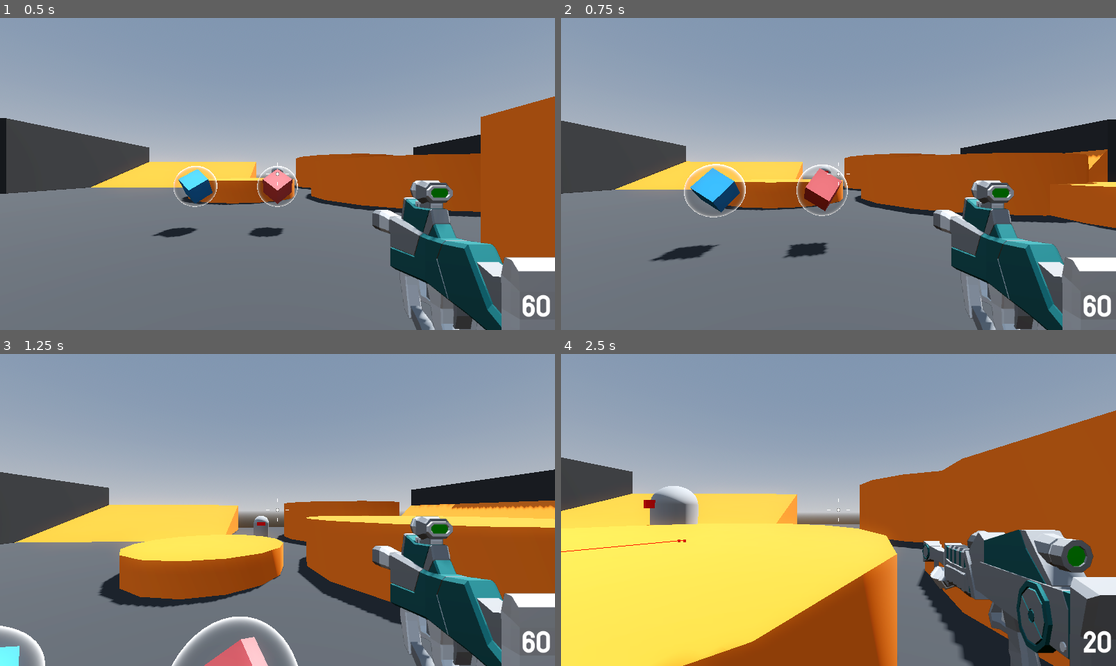
Above: before the commit, frames 1-4 (two rows, left to right).
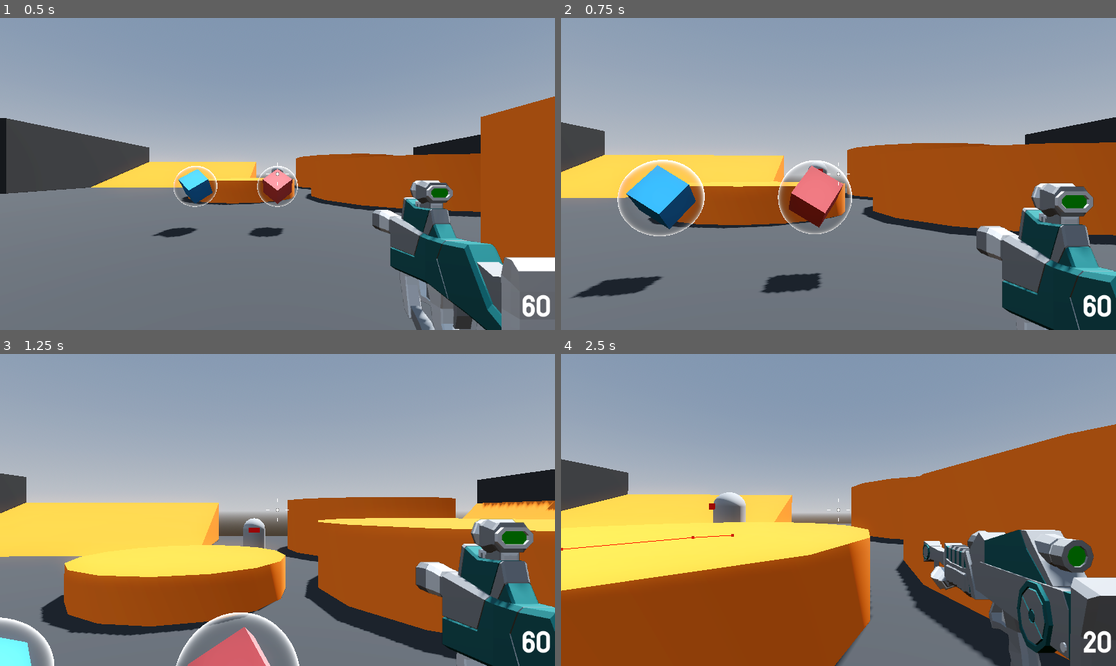
Above: after the commit, the same moments.

Repository: BlurryGames/RoboRampage
Game: Godot game, scene res://levels/sand_box.tscn
The game is run twice, just before and just after one commit, with the same random seed, the same clock (stepped at 60 frames per second) and the same inputs.
Inputs (mouse positions are in pixels of both pictures, inside the frame that each line leads up to):
- Up to frame 1 (0.5 s): no input
- Up to frame 2 (0.75 s): move the mouse to (866, 174) at 0.52 s; hold W (move_forward) from 0.53 s (still down); hold Right mouse button (aim, bound only after the commit) from 0.53 s (still down)
- Up to frame 3 (1.25 s): keep holding W (move_forward); keep holding Right mouse button (aim, bound only after the commit); tap Space (jump) at 0.77 s
- Up to frame 4 (2.5 s): keep holding W (move_forward); move the mouse to (810, 510) at 1.27 s; release Right mouse button (aim, bound only after the commit) at 1.28 s; click (810, 510) at 1.35 s; tap Space (jump) at 1.52 s; right-click (810, 510) at 1.55 s; move the mouse to (849, 503) at 2.02 s; hold Mouse wheel down (last_weapon) from 2.03 s (still down); right-click (849, 503) at 2.3 s

Frame 1 is identical in both runs. In frame 2, 24% of the frame differs, in the area x 0-100%, y 31-100%; in frame 3, 30%, in the area x 0-100%, y 36-100%; in frame 4, 21%.

Commit message:
Section4: Robo Rampage / Lesson28: Aiming and Zooming

Diff:
--- a/player/player.gd
+++ b/player/player.gd
@@ -6,6 +6,7 @@
 
 @export var jump_height: float = 1.0
 @export var fall_multiplier: float = 2.5
+@export var aim_multiplier: float = 0.7
 
 var gravity: float = ProjectSettings.get_setting("physics/3d/default_gravity")
 
@@ -25,11 +26,31 @@
 @onready var camera_pivot: Node3D = $CameraPivot
 @onready var damage_animation_player: AnimationPlayer = $DamageTexture/DamageAnimationPlayer
 
+@onready var weapon_camera: Camera3D = %WeaponCamera
+@onready var smooth_camera: SmoothCamera = %SmoothCamera
+
 @onready var game_over_menu: GameOverMenu = $GameOverMenu
 @onready var ammo_handler: AmmoHandler = %AmmoHandler
 
+@onready var smooth_camera_fov: float = smooth_camera.fov
+@onready var weapon_camera_fov: float = weapon_camera.fov
+
 func _ready() -> void:
 	Input.mouse_mode = Input.MOUSE_MODE_CAPTURED
+
+func _process(delta: float) -> void:
+	if Input.is_action_pressed("aim"):
+		smooth_camera.fov = lerpf(
+				smooth_camera.fov,
+				smooth_camera_fov * aim_multiplier,
+				20.0 * delta)
+		weapon_camera.fov = lerpf(
+				weapon_camera.fov,
+				weapon_camera_fov * aim_multiplier,
+				20.0 * delta)
+	else:
+		smooth_camera.fov = lerpf(smooth_camera.fov, smooth_camera_fov, 30.0 * delta)
+		weapon_camera.fov = lerpf(weapon_camera.fov, weapon_camera_fov, 30.0 * delta)
 
 func _physics_process(delta: float) -> void:
 	handle_camera_rotation()
@@ -47,6 +68,9 @@
 	if direction:
 		velocity.x = direction.x * SPEED
 		velocity.z = direction.z * SPEED
+		if Input.is_action_pressed("aim"):
+			velocity.x *= aim_multiplier
+			velocity.z *= aim_multiplier
 	else:
 		velocity.x = move_toward(velocity.x, 0, SPEED)
 		velocity.z = move_toward(velocity.z, 0, SPEED)
@@ -57,6 +81,8 @@
 	if event is InputEventMouseMotion:
 		if Input.mouse_mode == Input.MOUSE_MODE_CAPTURED:
 			mouse_motion = -event.relative * 0.001
+			if Input.is_action_pressed("aim"):
+				mouse_motion *= aim_multiplier
 
 	if event.is_action_pressed("ui_cancel"):
 		Input.mouse_mode = Input.MOUSE_MODE_VISIBLE
--- a/player/player.tscn
+++ b/player/player.tscn
@@ -93,6 +93,7 @@
 transform = Transform3D(1, 0, 0, 0, 1, 0, 0, 0, 1, 0, 0.3, 0)
 
 [node name="SmoothCamera" type="Camera3D" parent="CameraPivot"]
+unique_name_in_owner = true
 top_level = true
 cull_mask = 1048573
 script = ExtResource("2_of6xf")
@@ -115,6 +116,7 @@
 render_target_update_mode = 4
 
 [node name="WeaponCamera" type="Camera3D" parent="SubViewport/SubViewport"]
+unique_name_in_owner = true
 cull_mask = 2
 fov = 40.0
 
--- a/project.godot
+++ b/project.godot
@@ -78,3 +78,8 @@
 "events": [Object(InputEventMouseButton,"resource_local_to_scene":false,"resource_name":"","device":-1,"window_id":0,"a …(259 unchanged characters)…
 ]
 }
+aim={
+"deadzone": 0.5,
+"events": [Object(InputEventMouseButton,"resource_local_to_scene":false,"resource_name":"","device":-1,"window_id":0,"alt_pressed":false,"shift_pressed":false,"ctrl_pressed":false,"meta_pressed":false,"button_mask":2,"position":Vector2(132, 3),"global_position":Vector2(136, 44),"factor":1.0,"button_index":2,"canceled":false,"pressed":true,"double_click":false,"script":null)
+]
+}
